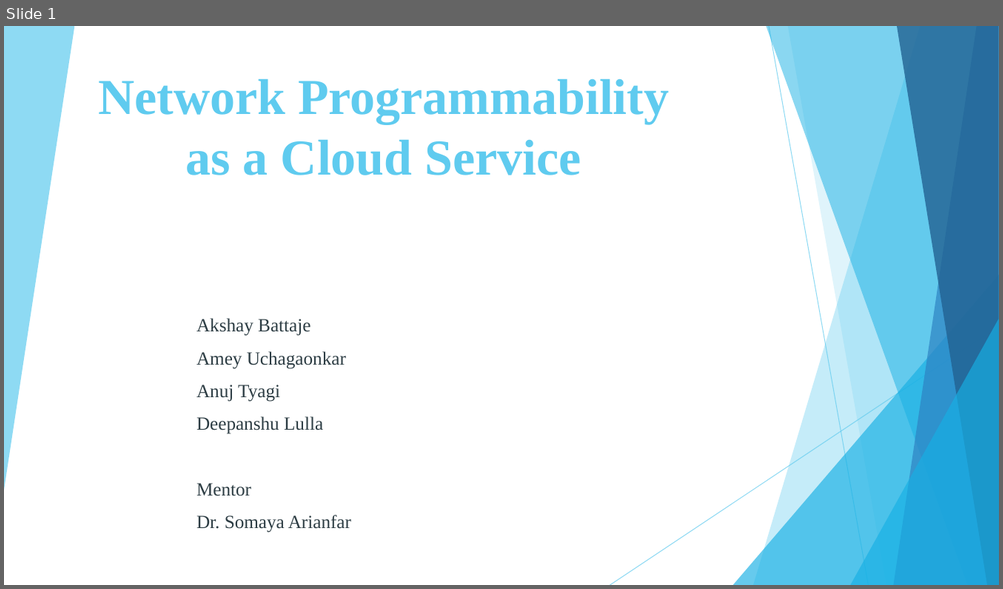
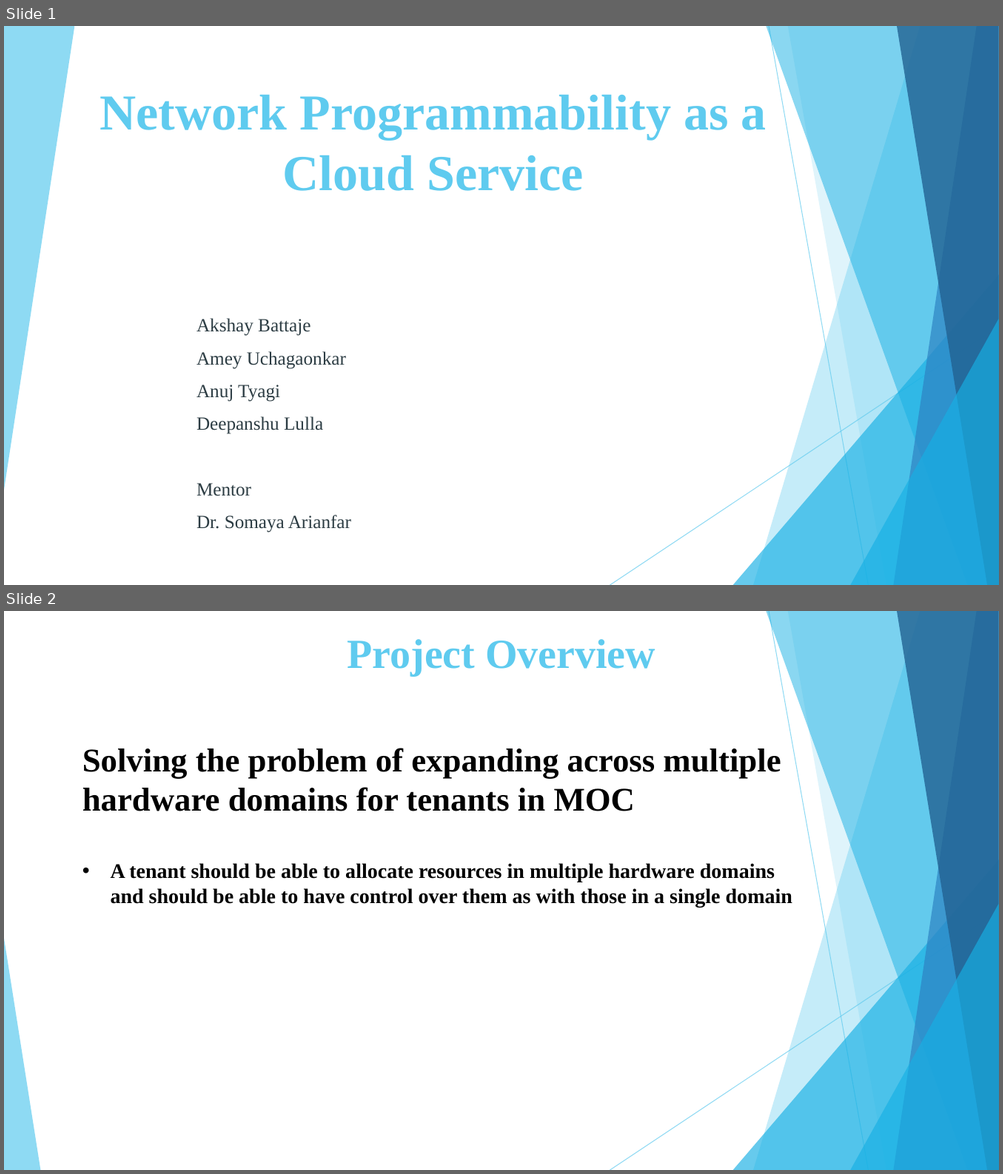
Before and after one commit to BU-NU-CLOUD-SP16/Network-Programmability-as-a-Service, a slide deck: Sprint_4.pptx. Shown one above the other, each under a label of ours: slide 1 before the commit, slides 1 and 2 after it. The pictures are 1003x589 and 1003x1174 pixels, drawn with LibreOffice and Linux fonts; fonts in the diff are those of the drawing. Boxes give left, top, right and bottom in pixels: in the first picture for what was removed or moved away, otherwise in the second. Text is boxed around its words. In the diff, an @@ line names an element or a change of style, - is before the commit and + after.

```diff
--- a/Sprint_4.pptx
+++ b/Sprint_4.pptx
@@ slide 2 added at (4, 611, 999, 1170), background #FFFFFF; not listed: 9 template elements that a slide beside it also shows @@
@@ title added at (347, 639, 655, 676), 40 pt, text #5FCBEF, bold @@
+Project Overview
@@ text added at (82, 748, 792, 907), 20 pt, text #000000, bold @@
+Solving the problem of expanding across multiple hardware domains for tenants in MOC
+• A tenant should be able to allocate resources in multiple hardware domains and should be able to have control over them as with those in a single domain
@@ triangle added at (4, 939, 40, 1170), fill #5FCBEF at 70% opacity @@
@@ slide 1 changed as well @@
@@ title "Network Programmability as a Cloud ..." rewrapped from (98, 79, 669, 175) to (100, 95, 766, 191) @@
```
Also in this commit, not shown: 7 other slides changed, 1 slide removed.
